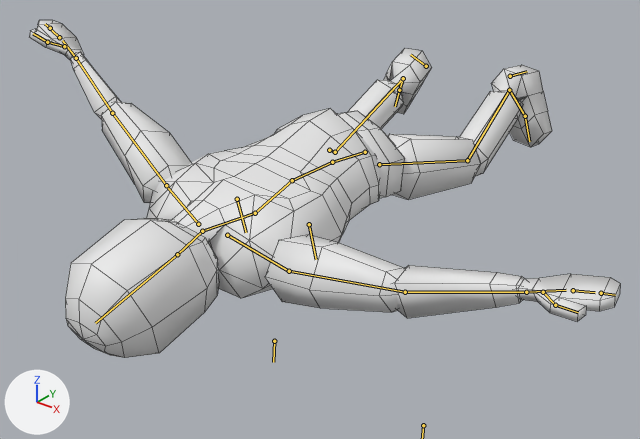
The Blender file Assets/3D Assets/ANim/Given Document Falling Impact.blend, before and after one commit.
One viewpoint serves both versions: a camera (50 mm lens) standing at (3.47, -5.52, 2.6) and looking at (0.08, -1.28, -0.02). The lights are fixed; the arrows at lower left show +X, +Y and +Z. Both versions are drawn at frame 4 of the action 'metarigAction'; the numbers are the values there. The bones that bend it are drawn over the model as lines. Mesh edges are drawn as thin lines.
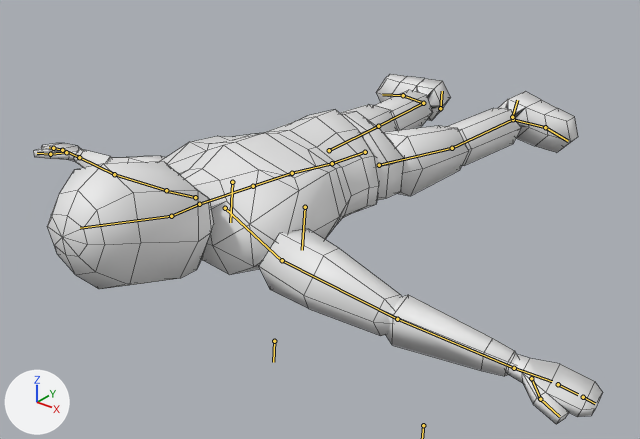
Location of each change, [x1, y1, x2, y2] in pixels of the pictures (640 x 439 px):
'Cube', posed
    before: [29, 20, 620, 358]
    after: [33, 74, 603, 424]
bone 'spine', root to tip
    before: (365, 152) to (332, 162)
    after: (365, 152) to (332, 163)
bone 'spine.001', root to tip
    before: (332, 162) to (292, 180)
    after: (332, 163) to (292, 173)
bone 'spine.002', root to tip
    before: (292, 180) to (255, 213)
    after: (292, 173) to (253, 186)
bone 'spine.003', root to tip
    before: (255, 213) to (202, 231)
    after: (253, 186) to (199, 204)
bone 'Neck', root to tip
    before: (202, 231) to (177, 254)
    after: (199, 204) to (171, 216)
bone 'Head', root to tip
    before: (177, 254) to (95, 323)
    after: (171, 216) to (80, 228)
bone 'shoulder.L', root to tip
    before: (227, 235) to (288, 271)
    after: (225, 208) to (281, 260)
bone 'forearm.L', root to tip
    before: (405, 292) to (526, 292)
    after: (397, 319) to (514, 368)
bone 'shoulder.R', root to tip
    before: (198, 224) to (166, 186)
    after: (195, 197) to (166, 191)
bone 'upper_arm.R', root to tip
    before: (166, 185) to (112, 113)
    after: (166, 190) to (114, 174)
bone 'forearm.R', root to tip
    before: (112, 113) to (76, 58)
    after: (114, 174) to (79, 157)

The edits, one by one:
Bone 'spine' (bone_spine) moves from (-0.027, -1.476, 0.756) to (-0.027, -1.476, 0.758).
Bone 'spine' (bone_spine) turns from (82, -1, -1) to (84, -1, -1) degrees about its own x, y and z.
Bone 'spine.001' (bone_spine_001) turns from (7, 0, 0) to (-3, 0, 0) degrees about its own x, y and z.
Bone 'spine.002' (bone_spine_002) turns from (14, 0, -1) to (2, 0, 0) degrees about its own x, y and z.
Bone 'spine.003' (bone_spine_003) turns from (-19, 0, 0) to (3, 0, 0) degrees about its own x, y and z.
Bone 'Neck' (bone_neck) turns from (27, 0, 0) to (4, 0, 0) degrees about its own x, y and z.
Bone 'Head' (bone_head) turns from (-6, 0, 0) to (-14, 0, 0) degrees about its own x, y and z.
Bone 'shoulder.L' (bone_shoulder_l) turns from (33, -39, -17) to (29, -29, -36) degrees about its own x, y and z.
Bone 'forearm.L' (bone_forearm_l) turns from (-17, -46, 10) to (-7, -46, 0) degrees about its own x, y and z.
Bone 'shoulder.R' (bone_shoulder_r) turns from (19, 78, -8) to (17, 60, 19) degrees about its own x, y and z.
Bone 'upper_arm.R' (bone_upper_arm_r) turns from (0, 31, 10) to (2, 30, 15) degrees about its own x, y and z.
Bone 'forearm.R' (bone_forearm_r) turns from (-5, -54, -3) to (-5, -54, -4) degrees about its own x, y and z.
Bone 'HeelIK.L' (bone_heelik_l) moves from (0.03, 0.691, 0.221) to (0.015, 0.809, -0.058).
Bone 'HeelIK.L' (bone_heelik_l) turns from (85, -21, -6) to (101, -75, -19) degrees about its own x, y and z.
Bone 'HeelIK.R' (bone_heelik_r) moves from (-0.096, 0.471, 0.199) to (-0.085, 0.862, -0.105).
Bone 'HeelIK.R' (bone_heelik_r) turns from (105, 26, 16) to (99, 88, 24) degrees about its own x, y and z.
